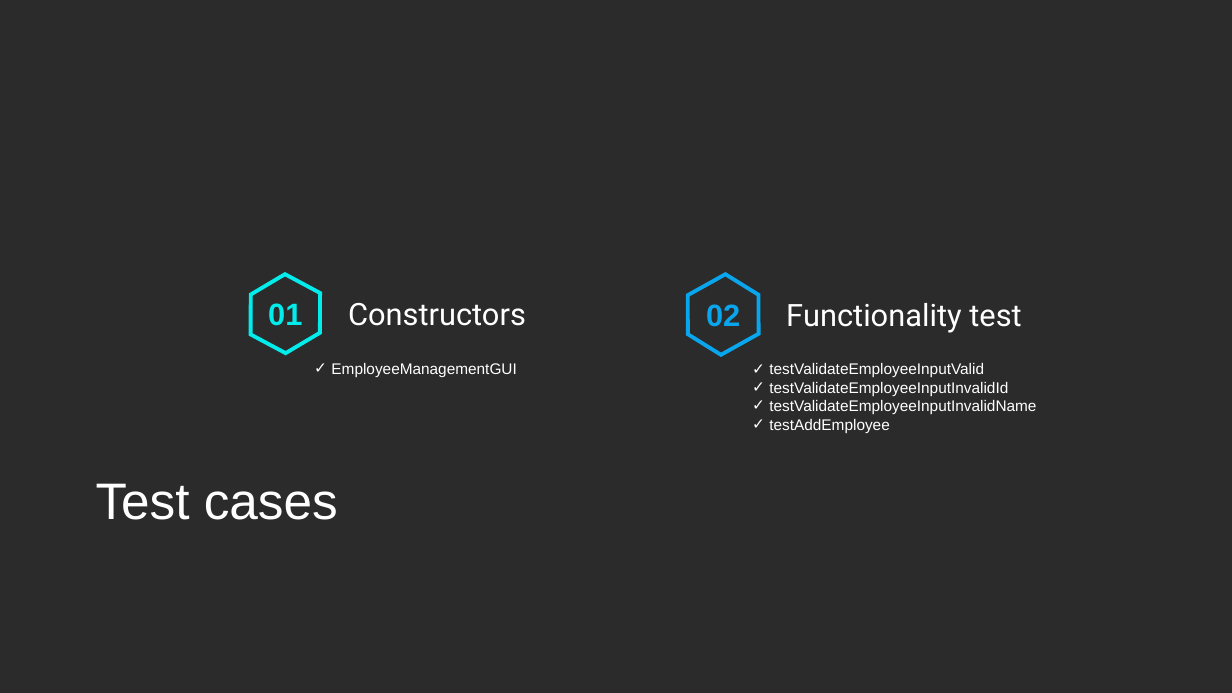
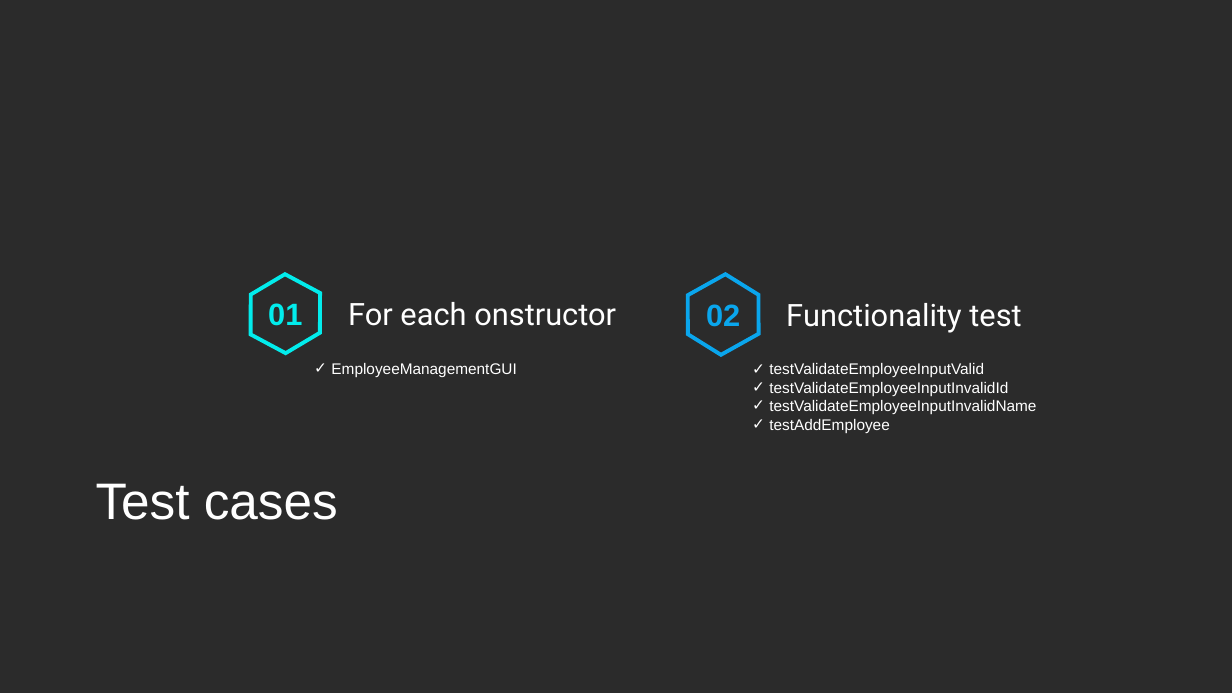
Before and after one commit to Ciprian1922/Code_Works, a slide deck: slide 3 of P3/Playground/Final_Employee_management_system_Popa_Ioan-Ciprian.pptx. Drawn at 1232x693 pixels with LibreOffice and Linux fonts; fonts in the diff are those of the drawing; background and template pictures are left out; a plain dark background stands for a picture behind light text. Boxes give left, top, right and bottom in pixels: in the first picture for what was removed or moved away, otherwise in the second. Text is boxed around its words. In the diff, an @@ line names an element or a change of style, - is before the commit and + after.

```diff
--- a/P3/Playground/Final_Employee_management_system_Popa_Ioan-Ciprian.pptx
+++ b/P3/Playground/Final_Employee_management_system_Popa_Ioan-Ciprian.pptx
@@ text at [348, 302, 616, 326]: text changed @@
-Constructors
+For each onstructor
```
